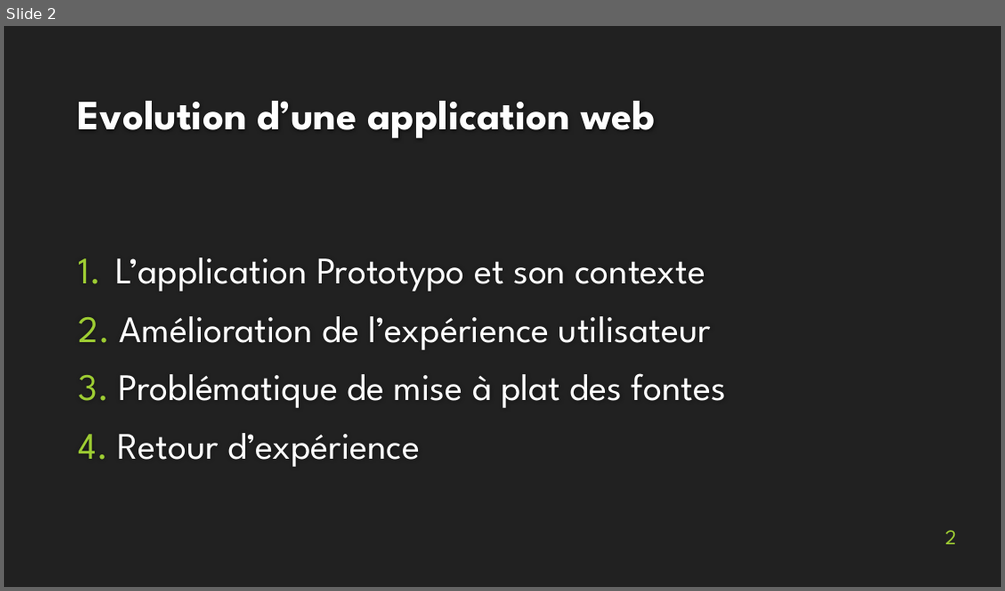
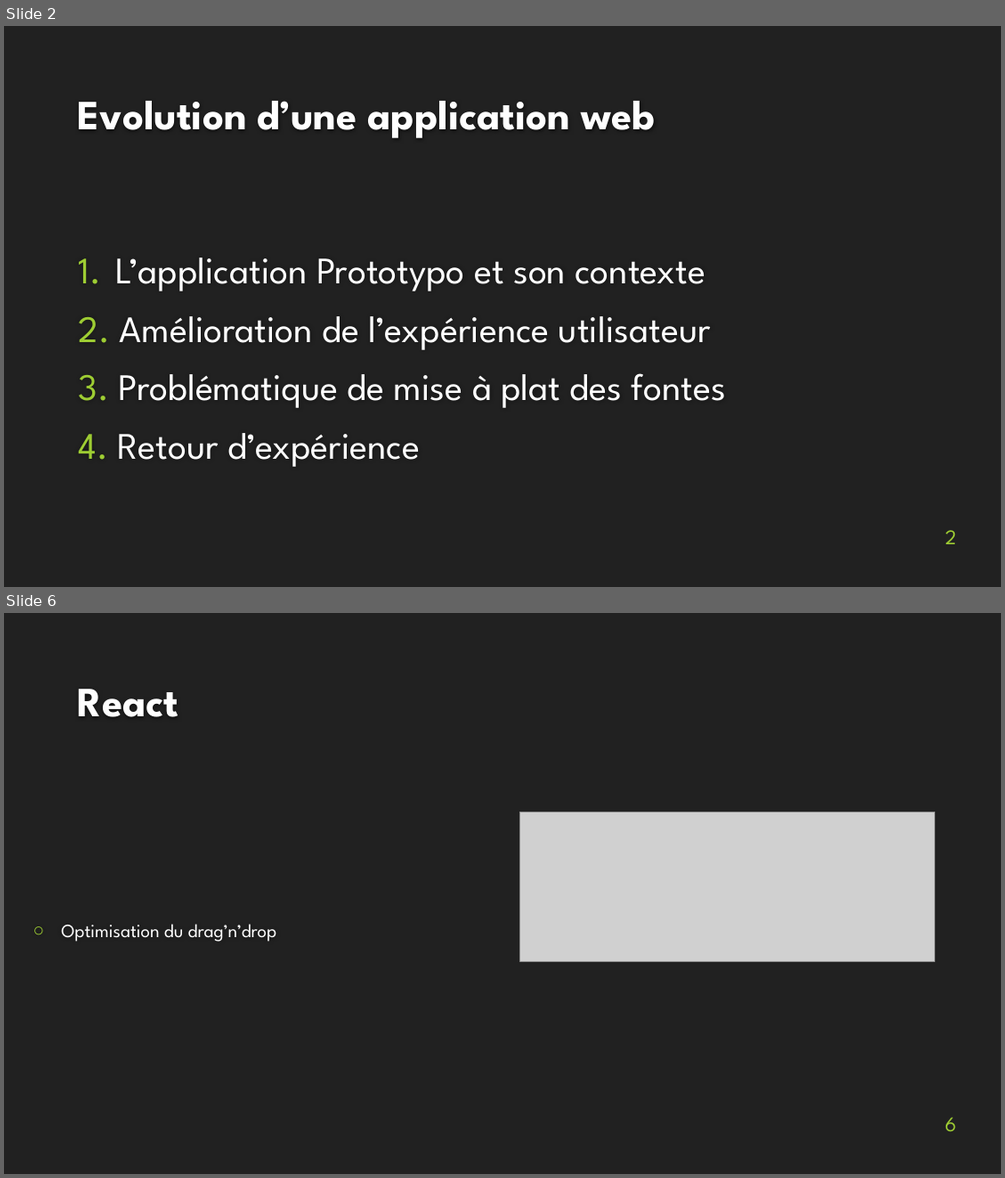
Before and after one commit to MartinBolot/Cours-IUT-Lyon1, a slide deck: Stage/Soutenance/presentation_soutenance.pptx. Shown one above the other, each under a label of ours: slide 2 before the commit, slides 2 and 6 after it; the slides between them are not shown. The pictures are 1005x591 and 1005x1178 pixels, drawn with LibreOffice and Linux fonts; fonts in the diff are those of the drawing; grey boxes stand for pictures; background and template pictures are left out. Boxes give left, top, right and bottom in pixels: in the first picture for what was removed or moved away, otherwise in the second. Text is boxed around its words. In the diff, an @@ line names an element or a change of style, - is before the commit and + after.

```diff
--- a/Stage/Soutenance/presentation_soutenance.pptx
+++ b/Stage/Soutenance/presentation_soutenance.pptx
@@ slide 6 added at bbox=[4, 613, 1001, 1174], background #212121 @@
@@ title added at bbox=[78, 689, 178, 717], 40 pt, text #FEFEFE, bold @@
+React
@@ picture added at bbox=[520, 811, 935, 962] @@
@@ text added at bbox=[61, 924, 277, 941], 18 pt, text #FFFFFF @@
+○ Optimisation du drag’n’drop
@@ page number added at bbox=[945, 1117, 956, 1131], 20 pt, text #9ECD33 @@
+6
```
Also in this commit, not shown: 2 slides changed, 2 other slides added, 3 slides removed, 14 other files.
